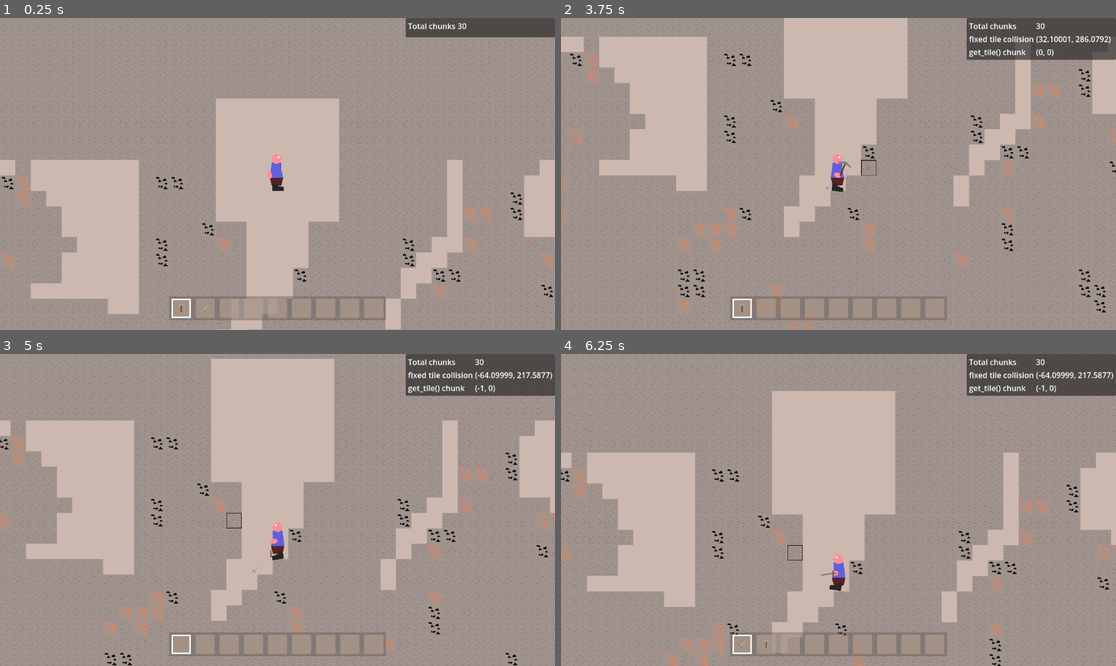
Above: before the commit, frames 1-4 (two rows, left to right).
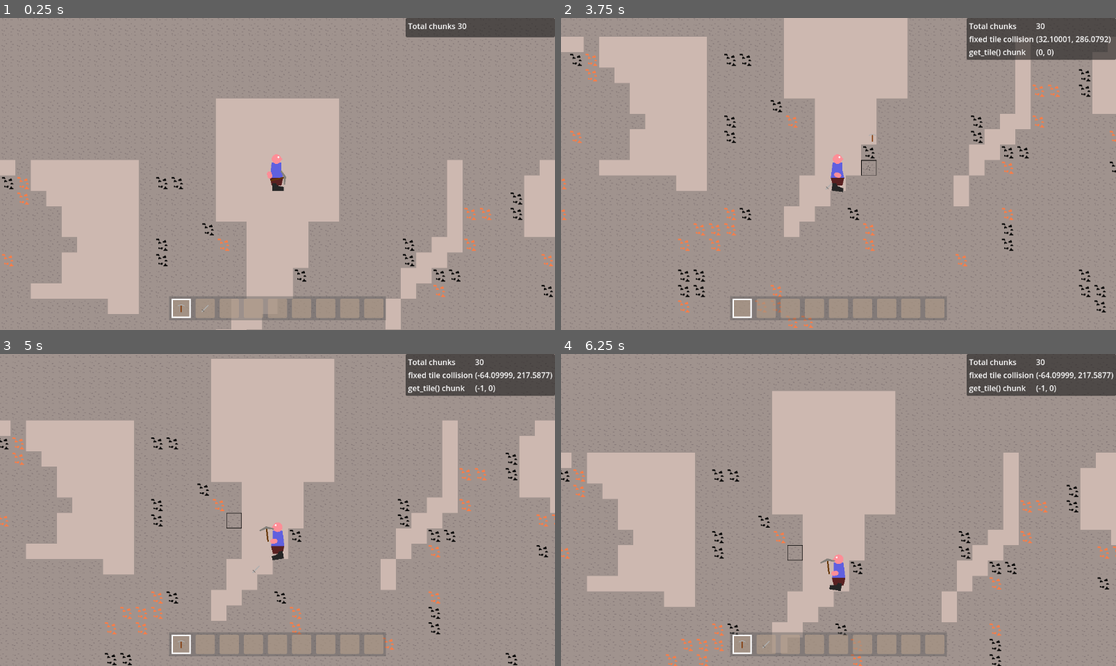
Above: after the commit, the same moments.

Repository: Griiimon/2D-Mining-Sandbox
Game: Godot game, scene res://scenes/game.tscn
Two runs of this game, one before a commit and one after it. Both use one fixed random seed, a clock stepped at 60 frames per second and the inputs below. This scene is started directly instead of the project's main scene. The engine's default icon, where the game draws it, is replaced by a stand-in: a white triangle on a blue panel in a dark square.
Inputs (mouse positions are in pixels of both pictures, inside the frame that each line leads up to):
- Up to frame 1 (0.25 s): no input
- Up to frame 2 (3.75 s): move the mouse to (960, 158) at 0.52 s; hold D (right) 0.53-2.03 s; tap X (drop_item) at 0.6, 1.35, 2.3, 3.05 s; click (960, 158) at 0.67 s; tap Up (jump) at 0.77, 1.52, 3.02 s; move the mouse to (727, 189) at 1.27 s; click (727, 189) at 1.42 s; move the mouse to (894, 105) at 2.02 s; hold A (left) 2.03-2.78 s; tap F (interact) at 2.1 s; click (894, 105) at 2.17 s; move the mouse to (810, 236) at 2.77 s; hold D (right) from 2.78 s (still down); tap E (next_hotbar_item) at 2.85 s; click (810, 236) at 2.92 s; move the mouse to (1005, 220) at 3.52 s; tap Q (previous_hotbar_item) at 3.6 s; click (1005, 220) at 3.67 s
- Up to frame 3 (5 s): tap Up (jump) at 3.77, 4.52 s; tap X (drop_item) at 3.8, 4.55 s; move the mouse to (111, 463) at 4.27 s; release D (right) at 4.28 s; hold A (left) from 4.28 s (still down); tap K (toggle_free_cam) at 4.35 s; click (111, 463) at 4.42 s
- Up to frame 4 (6.25 s): move the mouse to (866, 510) at 5.02 s; release A (left) at 5.03 s; hold D (right) 5.03-5.78 s; tap X (drop_item) at 5.1, 5.85 s; click (866, 510) at 5.17 s; move the mouse to (755, 432) at 5.77 s; hold A (left) from 5.78 s (still down); click (755, 432) at 5.92 s; tap Up (jump) at 6.02 s

The runs differ from the first frame. In frame 1, less than 0.1% of the frame differs, in the area x 48-52%, y 48-54%; in frame 2, less than 0.1%; in frame 3, less than 0.1%; in frame 4, less than 0.1%, in the area x 31-50%, y 65-95%.
Error before the commit: Invalid access to property or key 'type' on a base object of type 'Node2D'. (res://scripts/player/player.gd:185)

Commit message:
hand connector

Diff:
--- a/scripts/player/hand.gd
+++ b/scripts/player/hand.gd
@@ -22,3 +22,7 @@
 
 func get_hand_object()-> HandItemObject:
 	return connector.get_child(0)
+
+
+func set_object(obj: HandItemObject):
+	connector.add_child(obj)
--- a/scripts/player/hand_item_object.gd
+++ b/scripts/player/hand_item_object.gd
@@ -27,3 +27,11 @@
 
 func can_mine()-> bool:
 	return type.can_mine()
+
+
+func get_hand()-> Hand:
+	return get_parent().get_parent()
+
+
+func get_player()-> Player:
+	return get_hand().player
--- a/scripts/player/player.gd
+++ b/scripts/player/player.gd
@@ -13,7 +13,7 @@
 @export var body: Node2D
 @export var look_pivot: Node2D
 @export var ray_cast: RayCast2D
-@export var main_hand: Node2D
+@export var main_hand: Hand
 @export var interaction_area: Area2D
 
 @export_category("Scenes")
@@ -241,7 +241,7 @@
 
 func equip_hand_item(item: HandItem):
 	await unequip_hand_item()
-	assert(not hand_item_obj and main_hand.get_child_count() == 0)
+	assert(not hand_item_obj and not has_hand_object())
 
 	var obj_scene: PackedScene
 	if item.type == HandItem.Type.THROWABLE:
@@ -250,7 +250,7 @@
 		obj_scene= item.scene
 
 	hand_item_obj= obj_scene.instantiate()
-	main_hand.add_child(hand_item_obj)
+	main_hand.set_object(hand_item_obj)
 	hand_item_obj.type= item
 	hand_item_obj.on_equip()
 
@@ -272,11 +272,11 @@
 
 
 func has_hand_object()-> bool:
-	return main_hand.get_child_count() > 0
+	return main_hand.has_hand_object()
 
 
 func get_hand_object()-> HandItemObject:
-	return main_hand.get_child(0)
+	return main_hand.get_hand_object()
 
 
 func get_hand_object_type()-> HandItem.Type:
--- a/scripts/projectiles/virtual_projectile_thrower.gd
+++ b/scripts/projectiles/virtual_projectile_thrower.gd
@@ -6,18 +6,17 @@
 
 func on_equip():
 	var projectile: Projectile= type.scene.instantiate()
-	var hand: Hand= get_parent()
-	hand.add_child(projectile)
+
+	get_hand().add_child(projectile)
 	hand_object= projectile.visual
 	# reparent visual representation of projectile to virtual thrower
-	hand_object.reparent(hand.player.get_hand_item())
+	hand_object.reparent(get_player().main_hand.connector, false)
 	projectile.queue_free()
 
 
 func release_charge(total_charge: float, primary: bool):
-	var hand: Hand= get_parent()
 	var projectile: Projectile= type.scene.instantiate()
-	projectile.position= hand.global_position
+	projectile.position= get_hand().global_position
 	hand_object.queue_free()
 	Global.game.world.add_child(projectile)
-	projectile.shoot(hand.player.get_look_direction() * total_charge * 500)
+	projectile.shoot(get_player().get_look_direction() * total_charge * 500)
